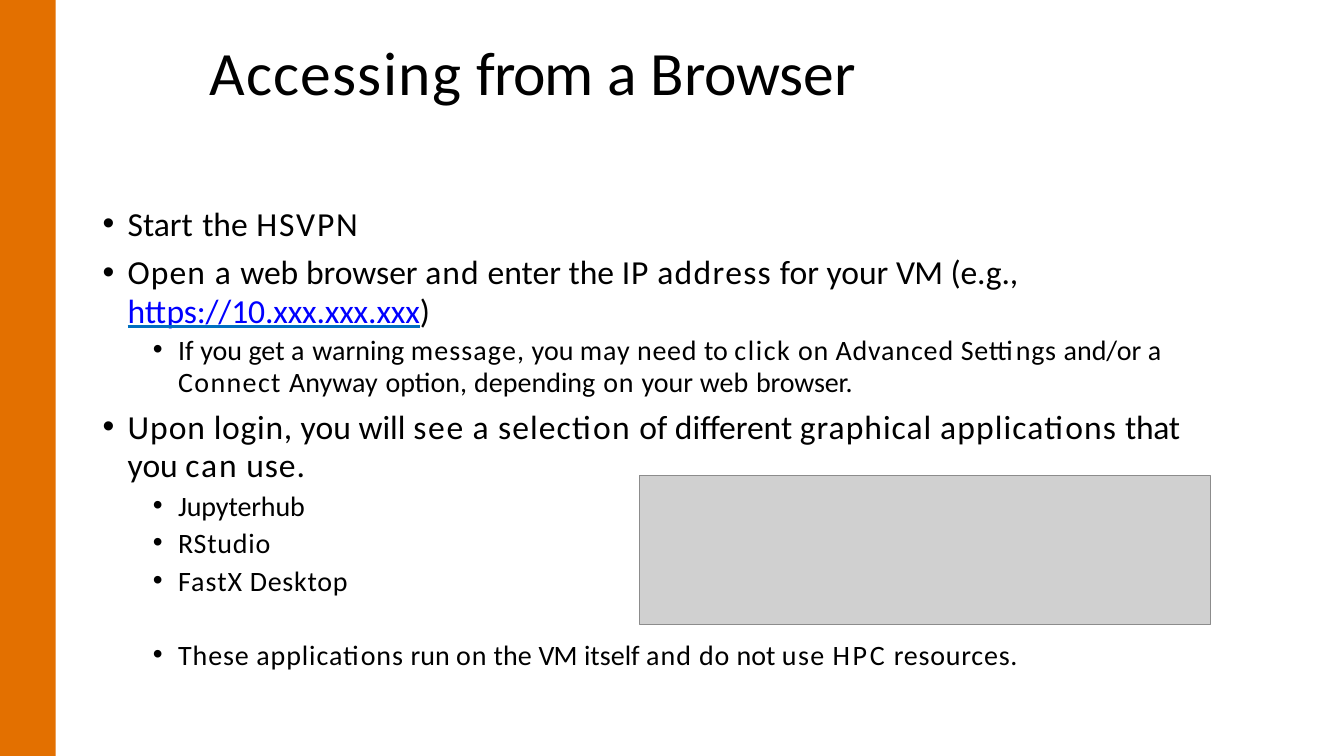
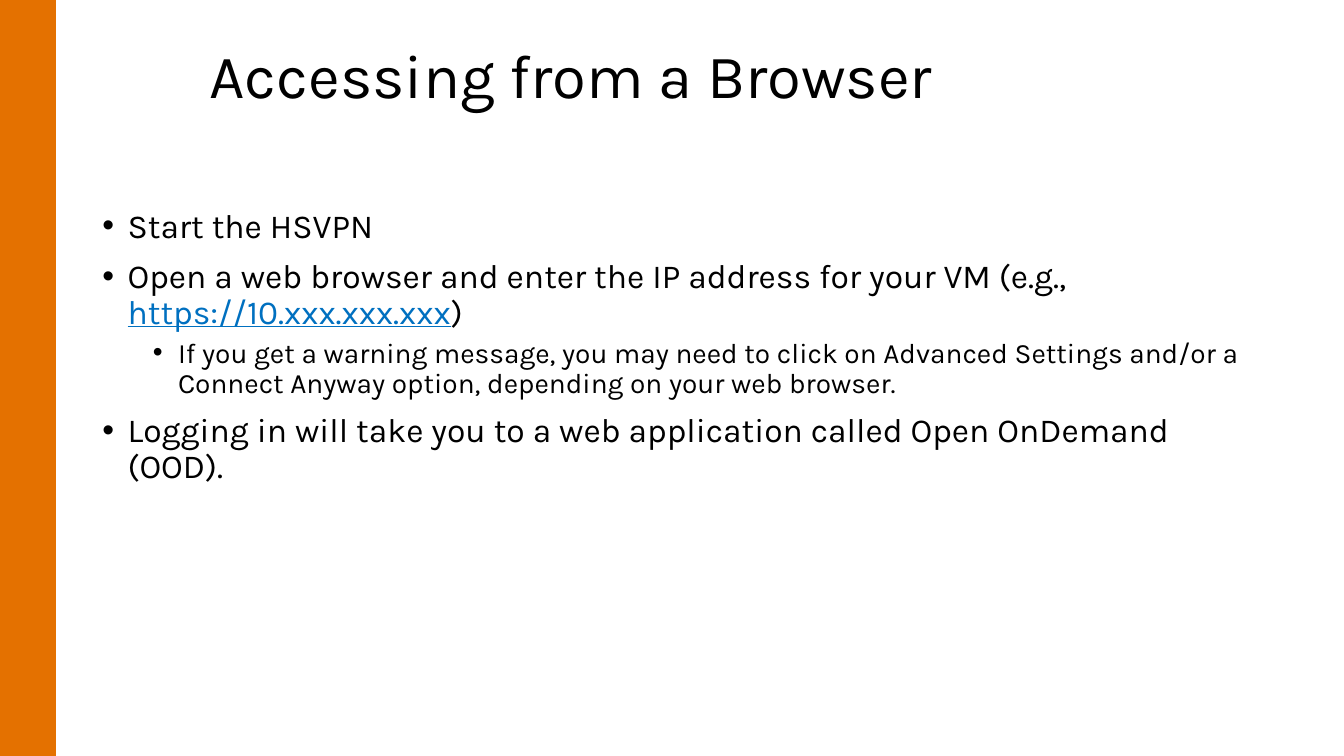
Before and after one commit to uvarc/rc-learning, a slide deck: slide 13 of content/notes/rio-intro/rio-intro.pptx. Drawn at 1344x756 pixels with LibreOffice and Linux fonts; fonts in the diff are those of the drawing; grey boxes stand for pictures; background and template pictures are left out. Boxes give left, top, right and bottom in pixels: in the first picture for what was removed or moved away, otherwise in the second. Text is boxed around its words. In the diff, an @@ line names an element or a change of style, - is before the commit and + after.

```diff
--- a/content/notes/rio-intro/rio-intro.pptx
+++ b/content/notes/rio-intro/rio-intro.pptx
@@ title "Accessing from a Browser" at (x1=210, y1=55, x2=932, y2=113): font Calibri to Karla; letter spacing 0.8 to 0 pt in "Accessing"; letter spacing -1.1 to 0 pt in "from"; letter spacing -0.1 to 0 pt in "Browser"; indent changed; line spacing 1 to 0.9; less space between paragraphs @@
@@ text at (x1=128, y1=215, x2=373, y2=239): font Calibri to Karla in "Start the HSVPN"; letter spacing 1.3 to 0 pt in "HSVPN"; indent changed; line spacing 1 to 0.9; more space between paragraphs @@
@@ text at (x1=128, y1=264, x2=1238, y2=482): text changed; size 20 to 24 pt; font Calibri to Karla @@
-• Open a web browser and enter the IP address for your VM (e.g.,
-https://10.xxx.xxx.xxx)
-  • If you get a warning message, you may need to click on Advanced Settings and/or a
-Connect Anyway option, depending on your web browser.
-• Upon login, you will see a selection of different graphical applications that
-you can use.
-  • Jupyterhub
-  • RStudio
-  • FastX Desktop
-  • These applications run on the VM itself and do not use HPC resources.
+• Open a web browser and enter the IP address for your VM (e.g., https://10.xxx.xxx.xxx)
+  • If you get a warning message, you may need to click on Advanced Settings and/or a Connect Anyway option, depending on your web browser.
+• Logging in will take you to a web application called Open OnDemand (OOD).
@@ picture removed at (x1=639, y1=476, x2=1211, y2=624) @@
```
Also in this commit, not shown: 26 other slides changed, 13 slides added, 3 slides removed, 1 other file.
